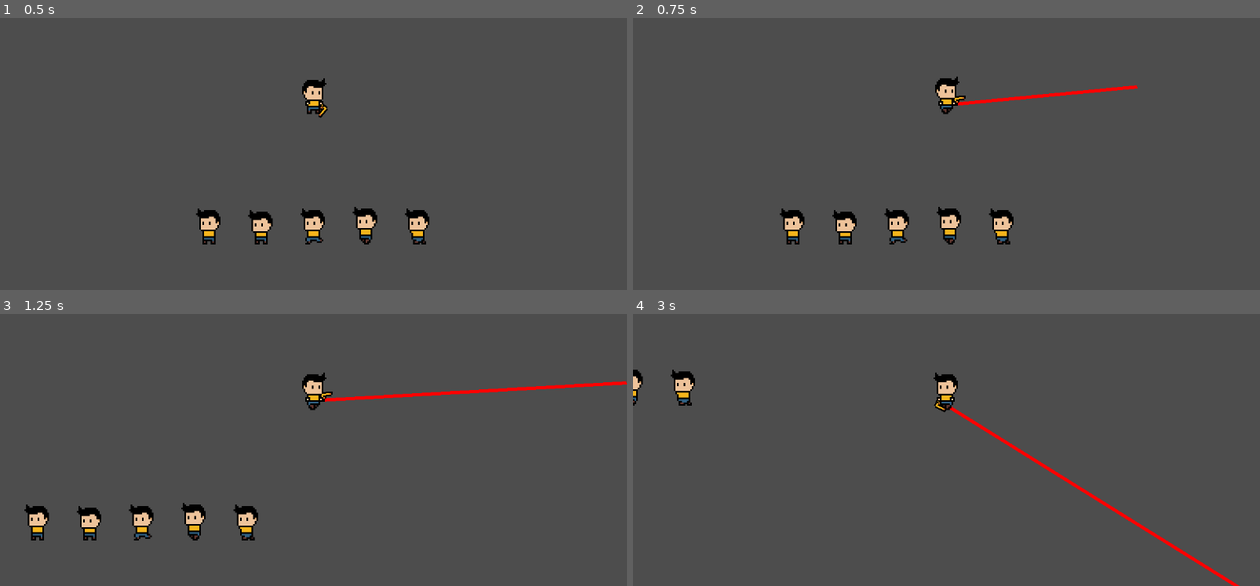
Above: before the commit, frames 1-4 (two rows, left to right).
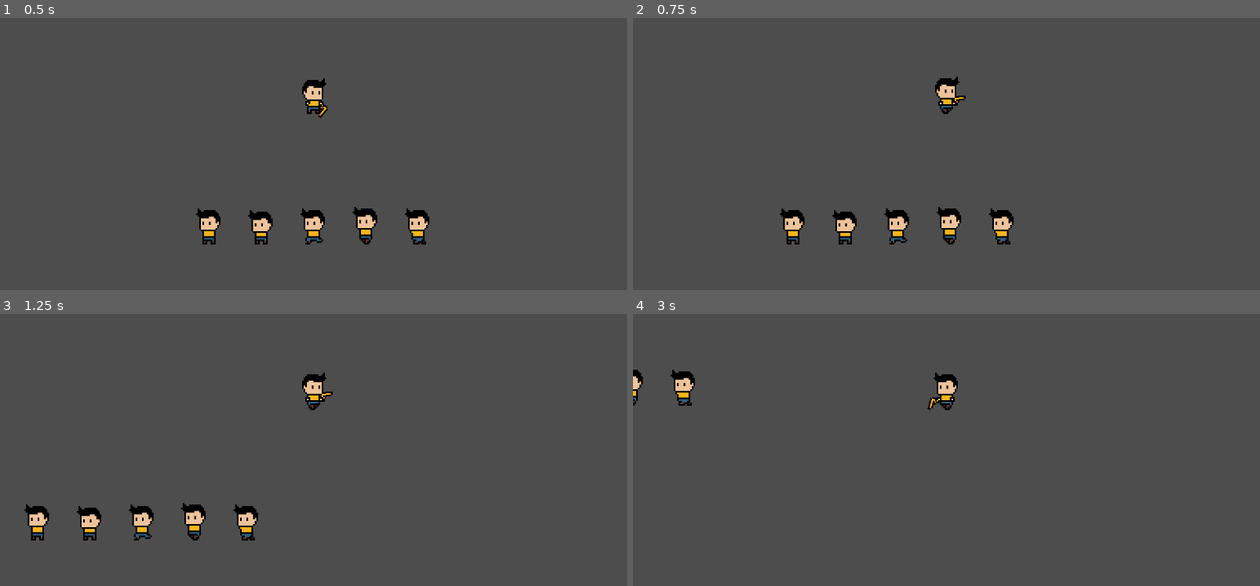
Above: after the commit, the same moments.

Repository: icecreamman232/mini-rpg
Game: Godot game, scene res://Scene/gameplay_scene.tscn
Two runs of this game, one before a commit and one after it. Both use one fixed random seed, a clock stepped at 60 frames per second and the inputs below.
Inputs (mouse positions are in pixels of both pictures, inside the frame that each line leads up to):
- Up to frame 1 (0.5 s): no input
- Up to frame 2 (0.75 s): move the mouse to (1084, 96) at 0.52 s; hold D (move_right) from 0.53 s (still down)
- Up to frame 3 (1.25 s): keep holding D (move_right)
- Up to frame 4 (3 s): move the mouse to (821, 428) at 1.27 s; release D (move_right) at 1.28 s; hold S (move_down) 1.28-2.03 s; move the mouse to (1009, 333) at 2.02 s; hold D (move_right) 2.03-2.78 s; move the mouse to (915, 479) at 2.77 s; hold W (move_up) from 2.78 s (still down)

Frame 1 is identical in both runs. In frame 2, 0.4% of the frame differs, in the area x 51-81%, y 24-33%; in frame 3, 0.7%; in frame 4, 0.8%, in the area x 46-97%, y 30-100%.

Commit message:
Fix gun rotation code

Diff:
--- a/mini-rpg-project/Script/Player/player-gun.gd
+++ b/mini-rpg-project/Script/Player/player-gun.gd
@@ -1,6 +1,4 @@
 class_name PlayerGun extends Node2D
-
-
 
 @export var gun_sprite:Sprite2D
 const left_pos = Vector2(-5,-6)
@@ -8,17 +6,11 @@
 var is_player_face_right:bool
 var mousePos:Vector2
 
-func _process(delta: float) -> void:
-    if is_player_face_right:
-        mousePos = get_global_mouse_position()
-        gun_sprite.look_at(mousePos)
-    else:
-        mousePos = get_global_mouse_position()
-        gun_sprite.look_at(mousePos.rotated(deg_to_rad(180)))
-
-
-
-    queue_redraw()
+func _process(_delta: float) -> void:
+    mousePos = get_global_mouse_position()
+    gun_sprite.look_at(mousePos)
+    if !is_player_face_right:
+        gun_sprite.rotation_degrees += 180
 
 func flip_gun(is_face_right:bool):
     gun_sprite.flip_h = is_face_right
@@ -32,6 +24,3 @@
         #position = right_pos
     #else:
         #position = left_pos
-
-func _draw() -> void:
-    draw_line(gun_sprite.position,mousePos,Color.RED, 2)
--- a/mini-rpg-project/Script/Player/player_movement.gd
+++ b/mini-rpg-project/Script/Player/player_movement.gd
@@ -30,7 +30,6 @@
 
 	is_face_right = (angle < 90 && angle > -90)
 
-
 	anim.flip_h = is_face_right
 
 	PLAYER_FLIP.emit(is_face_right)
